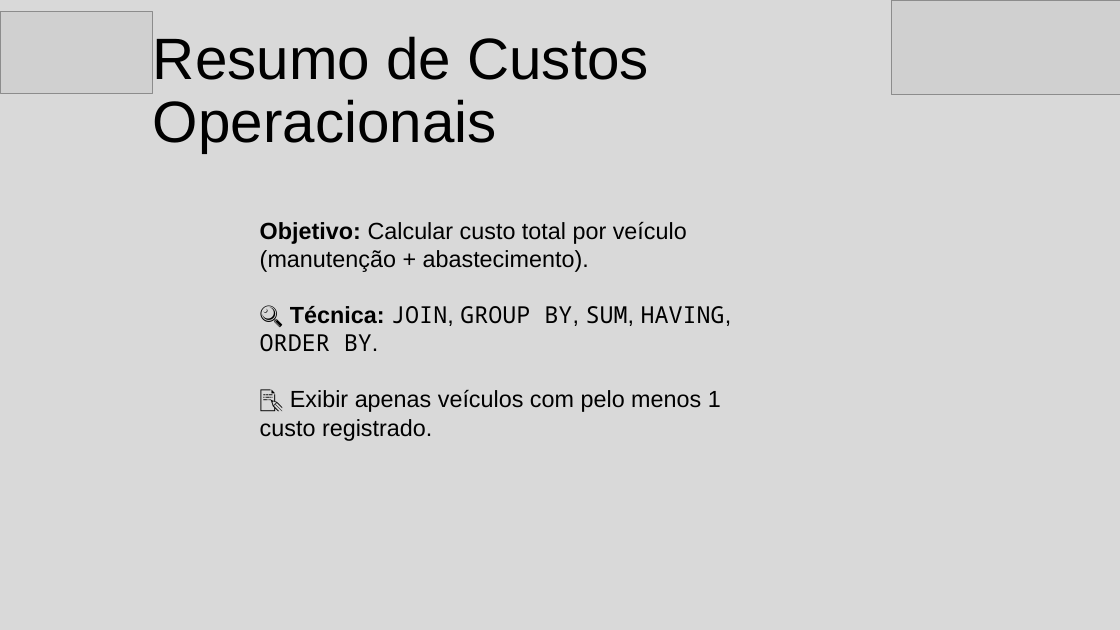
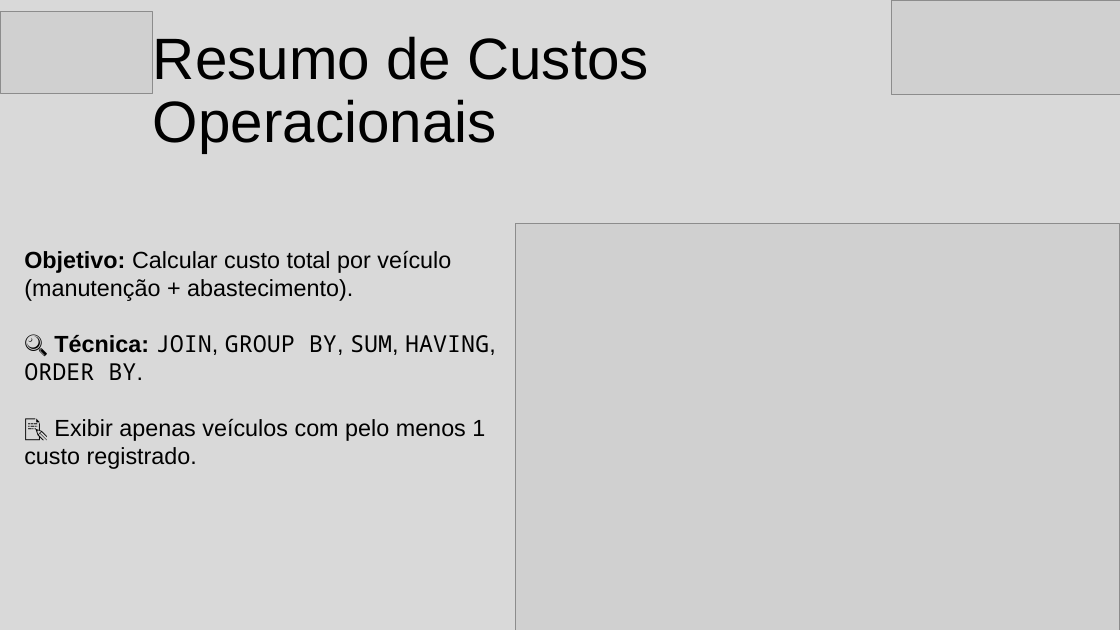
Before and after one commit to josehenn/Fleet, a slide deck: slide 11 of Documentos/Apresentação - Fleet.pptx. Drawn at 1120x630 pixels with LibreOffice and Linux fonts; fonts in the diff are those of the drawing; grey boxes stand for pictures. Boxes give left, top, right and bottom in pixels: in the first picture for what was removed or moved away, otherwise in the second. Text is boxed around its words. In the diff, an @@ line names an element or a change of style, - is before the commit and + after.

```diff
--- a/Documentos/Apresentação - Fleet.pptx
+++ b/Documentos/Apresentação - Fleet.pptx
@@ picture added at <box>516,223,1120,630</box> @@
@@ text "Objetivo: Calcular custo total por ...": place and size @@
-text "Objetivo: Calcular custo total por ..." at <box>260,221,732,441</box>
+text "Objetivo: Calcular custo total por ..." at <box>24,250,496,469</box>
```
Also in this commit, not shown: 3 other slides changed.
